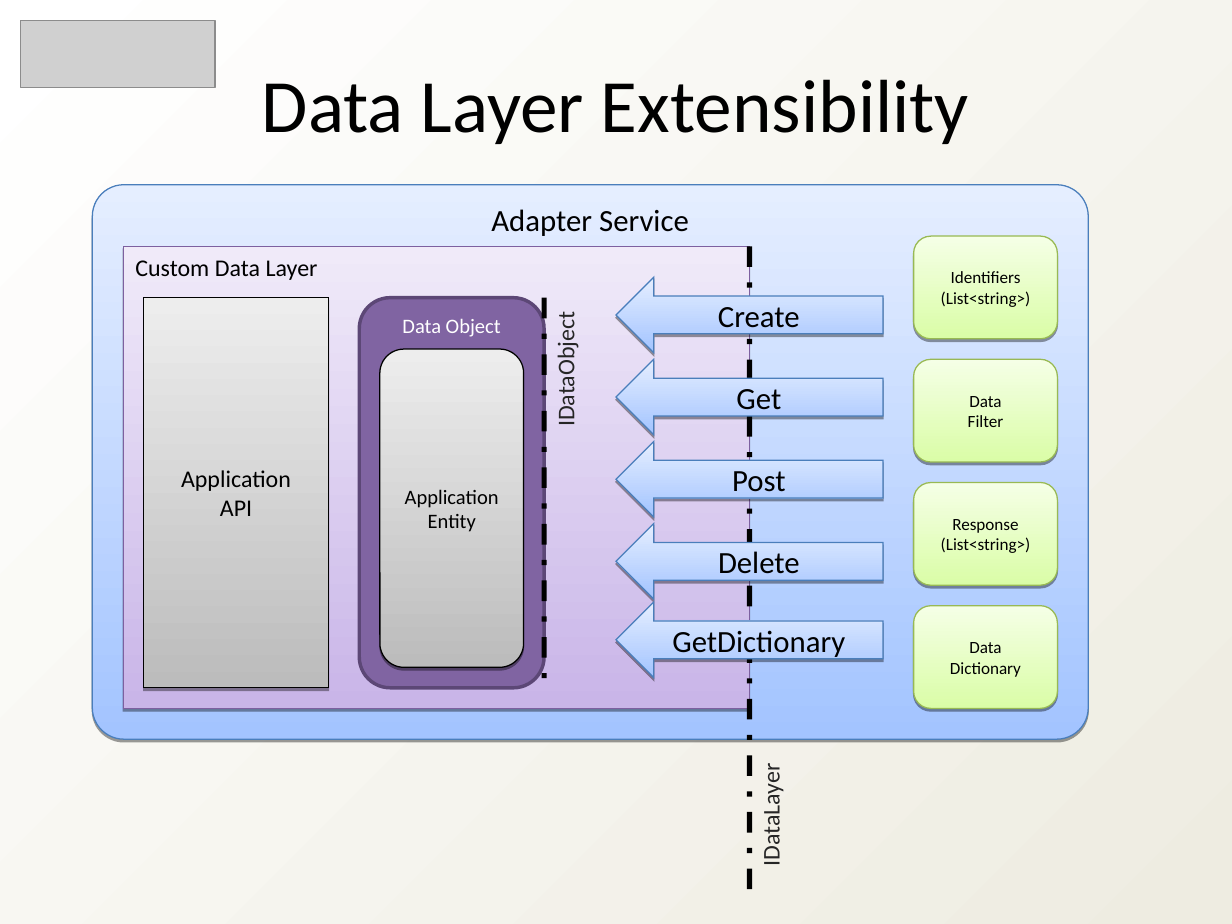
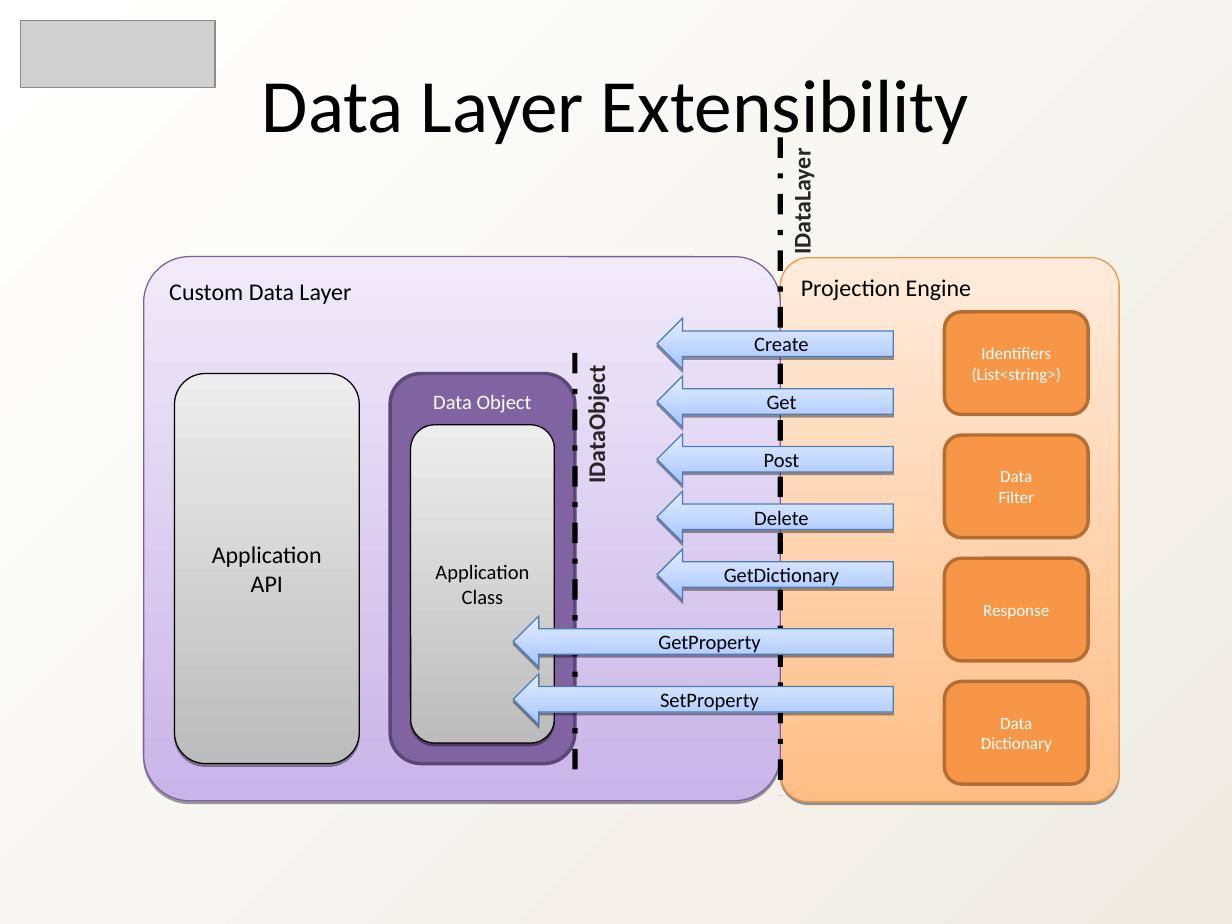
Before and after one commit to heyena/iring-tools, a slide deck: slide 12 of branches/2.0.x/Documentation/iRINGTools_Overview_v2.0.0.ppt. Drawn at 1232x924 pixels with LibreOffice and Linux fonts; fonts in the diff are those of the drawing; grey boxes stand for pictures. Boxes give left, top, right and bottom in pixels: in the first picture for what was removed or moved away, otherwise in the second. Text is boxed around its words. In the diff, an @@ line names an element or a change of style, - is before the commit and + after.

```diff
--- a/branches/2.0.x/Documentation/iRINGTools_Overview_v2.0.0.ppt
+++ b/branches/2.0.x/Documentation/iRINGTools_Overview_v2.0.0.ppt
@@ text "IDataLayer" at (788,158,817,251): bold on @@
@@ text "IDataLayer": place and size @@
-text "IDataLayer" at (757,773,786,863)
+text "IDataLayer" at (788,158,817,251)
@@ line moved from (749, 246) - (749, 893) to (780, 137) - (780, 796) @@
@@ rounded rectangle removed at (92,185,1088,739) @@
-Adapter Service
@@ rounded rectangle "Custom Data Layer": place and size @@
-rounded rectangle "Custom Data Layer" at (123,246,749,708)
+rounded rectangle "Custom Data Layer" at (144,256,781,801)
@@ rounded rectangle "Custom Data Layer" at (144,256,781,801): rectangle to rounded rectangle @@
@@ rectangle removed at (144,298,329,689) @@
-Application
-API
@@ left arrow "Create": place and size @@
-left arrow "Create" at (616,277,883,352)
+left arrow "Create" at (657,318,893,368)
@@ text "IDataObject": place and size @@
-text "IDataObject" at (552,322,581,424)
+text "IDataObject" at (582,376,611,481)
@@ text "IDataObject" at (582,376,611,481): bold on @@
@@ line moved from (545, 298) - (545, 687) to (575, 352) - (575, 784) @@
@@ left arrow "Get": place and size @@
-left arrow "Get" at (616,360,883,435)
+left arrow "Get" at (657,376,893,426)
@@ 4 rounded rectangles, 2 freeform shapes: place and size @@
-4 rounded rectangles, 2 freeform shapes at (360,237,1058,708)
+4 rounded rectangles, 2 freeform shapes at (391,312,1089,784)
@@ left arrow "Post": place and size @@
-left arrow "Post" at (616,441,883,516)
+left arrow "Post" at (657,434,893,484)
@@ left arrow "Delete": place and size @@
-left arrow "Delete" at (616,524,883,599)
+left arrow "Delete" at (657,492,893,542)
@@ text in freeform shape at (435,564,529,604): text changed @@
-Application
-Entity
+Application
+Class
@@ size 18 to 12 pt in 5 elements at (657,376,893,426), (657,434,893,484), (657,318,893,368), (657,492,893,542), (657,549,893,600) @@
@@ left arrow "GetDictionary": place and size @@
-left arrow "GetDictionary" at (616,602,883,678)
+left arrow "GetDictionary" at (657,549,893,600)
@@ rounded rectangle "Response" at (945,558,1089,660): fill gradient #DAFDA7 to #F5FFE6 to #F79646; outline #98B954 0.74 pt to #B66D31 2.01 pt; shadow off @@
@@ text in rounded rectangle at (983,605,1049,619): text changed; text colour #000000 to #FFFFFF @@
-Response (List<string>)
+Response
@@ group added at (175,257,1119,802): 2 freeform shapes, 2 left arrows @@
+Projection Engine
+Application
+API
+GetProperty
+SetProperty
@@ text colour #000000 to #FFFFFF; fill gradient #DAFDA7 to #F5FFE6 to #F79646; outline #98B954 0.74 pt to #B66D31 2.01 pt; shadow off in 3 elements at (945,435,1089,537), (945,312,1089,414), (945,681,1089,784) @@
```
Also in this commit, not shown: 10 other slides changed, 4 slides added, 4 slides removed, 2 other files.
